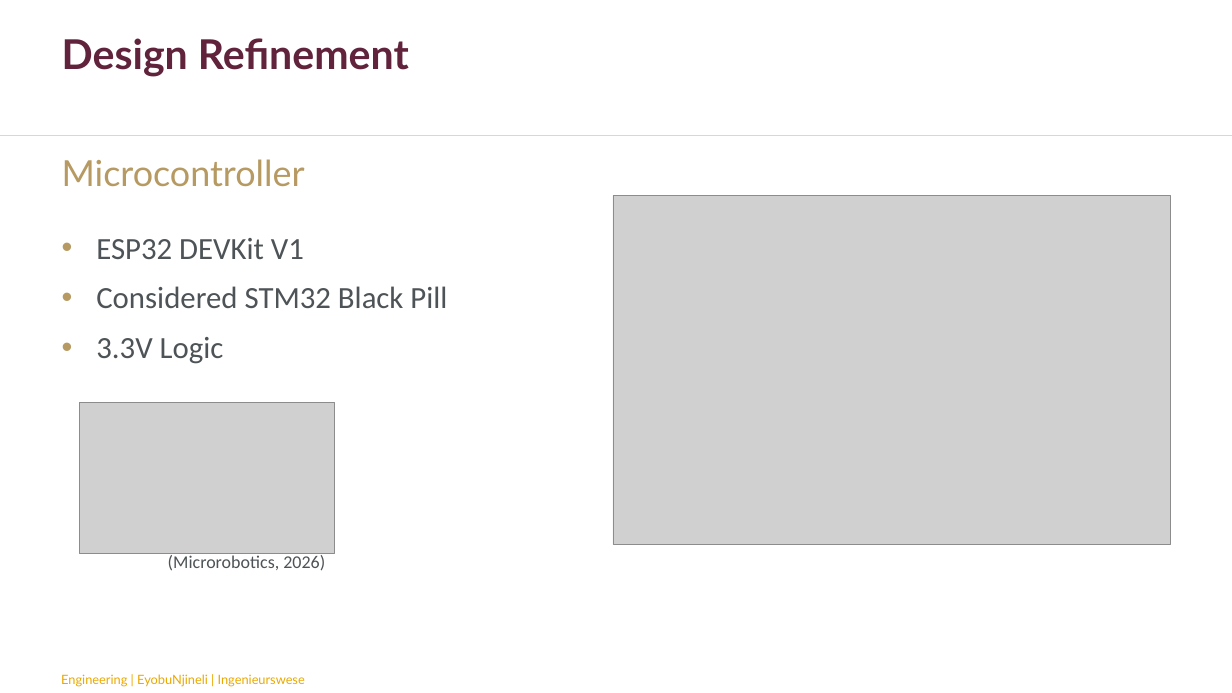
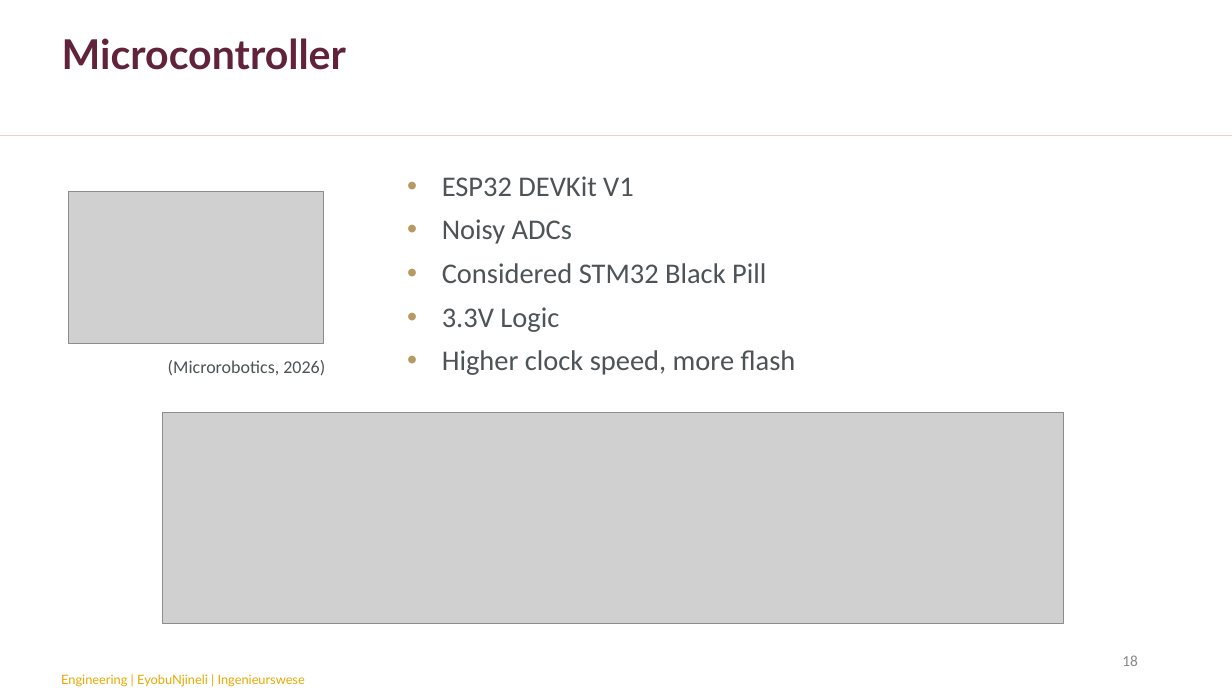
Before and after one commit to chanelleblan/SumobotSkripsie, a slide deck: slide 18 of Presentations/Final_present.pptx (slide 9 before the commit). Drawn at 1232x693 pixels with LibreOffice and Linux fonts; fonts in the diff are those of the drawing; grey boxes stand for pictures; background and template pictures are left out. Boxes give left, top, right and bottom in pixels: in the first picture for what was removed or moved away, otherwise in the second. Text is boxed around its words. In the diff, an @@ line names an element or a change of style, - is before the commit and + after.

```diff
--- a/Presentations/Final_present.pptx
+++ b/Presentations/Final_present.pptx
@@ title at <box>62,38,346,70</box>: text changed @@
-Design Refinement
+Microcontroller
@@ text removed at <box>62,159,305,186</box> @@
-Microcontroller
@@ text "ESP32 DEVKit V1": place and size @@
-text "ESP32 DEVKit V1" at <box>96,238,447,364</box>
+text "ESP32 DEVKit V1" at <box>442,176,796,375</box>
@@ text at <box>442,176,766,332</box>: size 24 to 22.2 pt in "ESP32 DEVKit V1", "Considered STM32 Black Pill", "3.3V Logic"; line spacing 1 to 0.9 @@
@@ picture: place and size @@
-picture at <box>79,402,335,554</box>
+picture at <box>68,192,323,344</box>
@@ picture removed at <box>613,196,1170,545</box> @@
@@ text at <box>442,219,572,244</box>: paragraph added @@
+• Noisy ADCs
@@ text "(Microrobotics, 2026)": place and size @@
-text "(Microrobotics, 2026)" at <box>168,553,325,571</box>
+text "(Microrobotics, 2026)" at <box>168,360,325,376</box>
@@ text at <box>442,350,796,375</box>: paragraph added @@
+• Higher clock speed, more flash
@@ picture added at <box>163,412,1064,624</box> @@
@@ page number added at <box>1122,655,1138,666</box>, 12 pt, text #878A8B @@
+18
```
Also in this commit, not shown: 14 other slides changed, 8 slides added, 6 slides removed.
